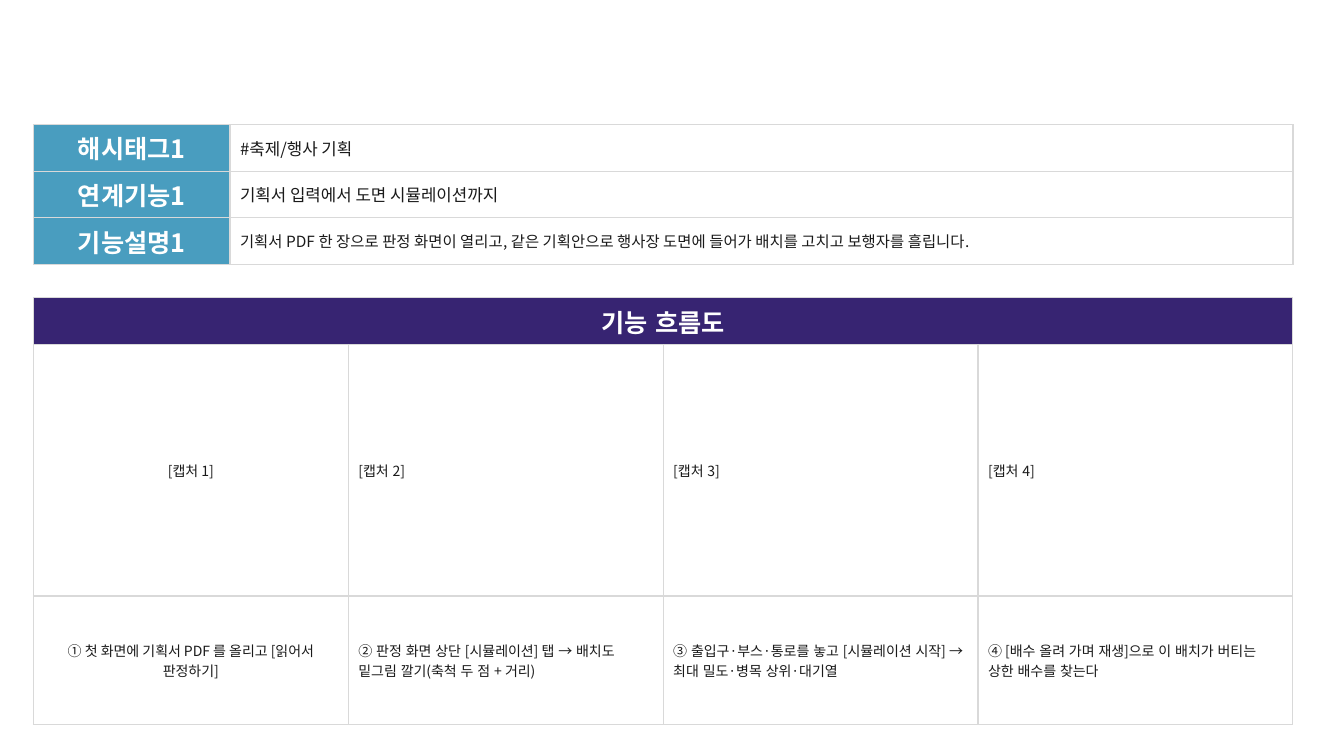
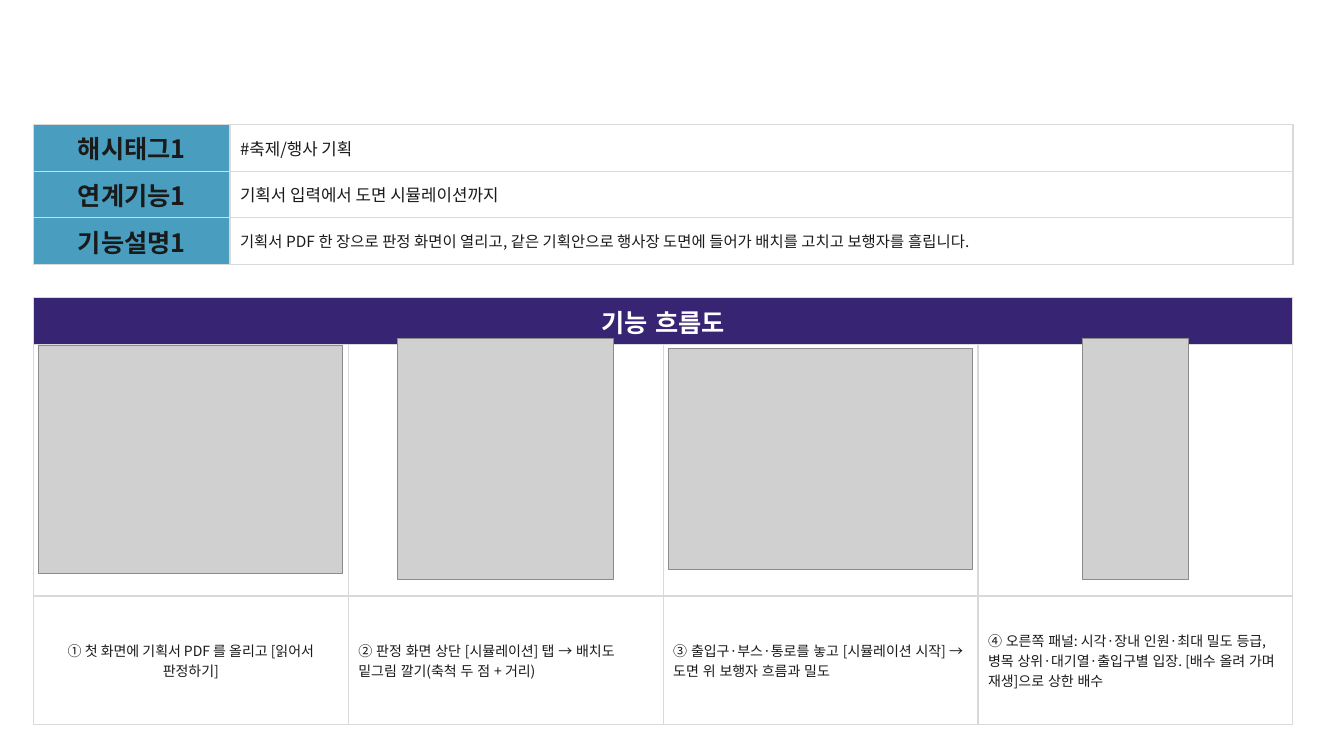
Before and after one commit to jangjunyong/oneshot-mvp, a slide deck: slide 5 of docs/제출양식/기능설명서_기획안팩트체크_작성본.pptx. Drawn at 1344x756 pixels with LibreOffice and Linux fonts; fonts in the diff are those of the drawing; grey boxes stand for pictures; background and template pictures are left out. Boxes give left, top, right and bottom in pixels: in the first picture for what was removed or moved away, otherwise in the second. Text is boxed around its words. In the diff, an @@ line names an element or a change of style, - is before the commit and + after.

```diff
--- a/docs/제출양식/기능설명서_기획안팩트체크_작성본.pptx
+++ b/docs/제출양식/기능설명서_기획안팩트체크_작성본.pptx
@@ table at box(33, 125, 1294, 276) @@
@@ text colour #FFFFFF to #1A1A1A in "해시태그1", "연계기능1", "기능설명1" @@
@@ table at box(33, 298, 1292, 722) @@
-row 2: [캡처 1] | [캡처 2] | [캡처 3] | [캡처 4]
+row 2:  |  |  | 
-row 3, column 3: ③ 출입구·부스·통로를 놓고 [시뮬레이션 시작] → 최대 밀도·병목 상위·대기열
+row 3, column 3: ③ 출입구·부스·통로를 놓고 [시뮬레이션 시작] → 도면 위 보행자 흐름과 밀도
-row 3, column 4: ④ [배수 올려 가며 재생]으로 이 배치가 버티는 상한 배수를 찾는다
+row 3, column 4: ④ 오른쪽 패널: 시각·장내 인원·최대 밀도 등급, 병목 상위·대기열·출입구별 입장. [배수 올려 가며 재생]으로 상한 배수
@@ picture added at box(39, 345, 343, 573) @@
@@ picture added at box(397, 339, 614, 580) @@
@@ picture added at box(668, 349, 972, 570) @@
@@ picture added at box(1083, 339, 1189, 580) @@
```
Also in this commit, not shown: 7 other slides changed, 32 other files.
